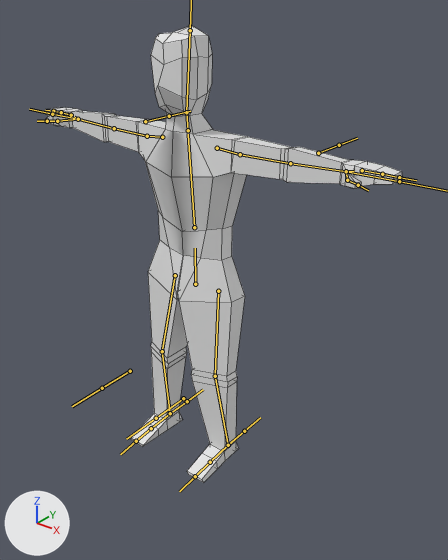
Before and after pictures for a commit that changed the FBX model MoodyPixel3D/Assets/Mood/Elements/Humanoid/humanoidFBX.fbx.
One viewpoint serves both versions: a 50 mm lens placed at (9.35, -10.72, 11.74), pointed at (0.9, -0.15, 5.19). Lighting does not change. The marker at lower left points along +X, +Y and +Z. The bones that bend it are drawn over the model as lines. Mesh edges are drawn as thin lines.

In view in the first picture: 'Dude'.
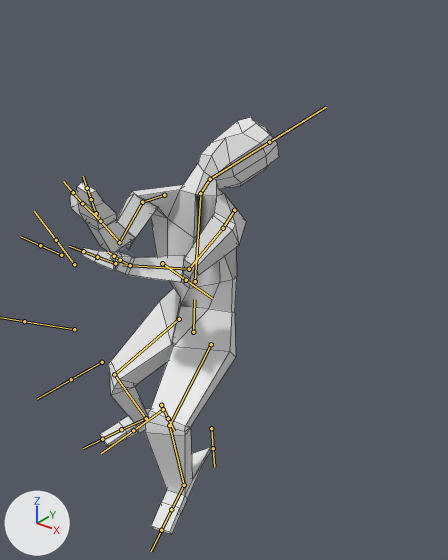
The newer file adds an action. The first version stands in its rest pose; the second is drawn at frame 1 of the action 'DudeArmature|Hurt_Arm2'.

The edits, one by one:
Bone 'Hips' (bone_hips) moves from (0.0, 0.0, 0.0) to (0.09, -1.36, -0.07).
Bone 'Hips' (bone_hips) turns from (0, 0, 0) to (-4, -14, 2) degrees about its own x, y and z.
Bone 'Torax' (bone_torax) turns from (0, 0, 0) to (-1, 41, 5) degrees about its own x, y and z.
Bone 'Neck' (bone_neck) turns from (0, 0, 0) to (-6, 4, 36) degrees about its own x, y and z.
Bone 'Head' (bone_head) turns from (0, 0, 0) to (-18, -24, 26) degrees about its own x, y and z.
Bone 'Arm.R' (bone_arm_r) moves from (0.0, 0.0, 0.0) to (-0.29, 0.15, 0.02).
Bone 'Arm.R' (bone_arm_r) turns from (0, 0, 0) to (32, -49, -33) degrees about its own x, y and z.
Bone 'Arm2.R' (bone_arm2_r) turns from (0, 0, 0) to (-31, 47, -80) degrees about its own x, y and z.
Bone 'Arm3.R' (bone_arm3_r) turns from (0, 0, 0) to (94, 124, 30) degrees about its own x, y and z.
Bone 'Hand1.R' (bone_hand1_r) turns from (0, 0, 0) to (15, 1, -11) degrees about its own x, y and z.
Bone 'Thumb1.R' (bone_thumb1_r) turns from (0, 0, 0) to (-3, 0, 1) degrees about its own x, y and z.
Bone 'Thumb2.R' (bone_thumb2_r) turns from (0, 0, 0) to (0, 0, -30) degrees about its own x, y and z.
Bone 'Arm.L' (bone_arm_l) turns from (0, 0, 0) to (32, -2, 108) degrees about its own x, y and z.
Bone 'Arm2.L' (bone_arm2_l) turns from (0, 0, 0) to (17, -15, 3) degrees about its own x, y and z.
Bone 'Arm3.L' (bone_arm3_l) turns from (0, 0, 0) to (-20, -107, 69) degrees about its own x, y and z.
Bone 'Hand1.L' (bone_hand1_l) turns from (0, 0, 0) to (14, 0, 7) degrees about its own x, y and z.
Bone 'Thumb1.L' (bone_thumb1_l) turns from (0, 0, 0) to (0, 0, 11) degrees about its own x, y and z.
Bone 'Thumb2.L' (bone_thumb2_l) turns from (0, 0, 0) to (0, 0, 33) degrees about its own x, y and z.
Bone 'Leg1.R' (bone_leg1_r) turns from (0, 0, 0) to (-47, -1, 5) degrees about its own x, y and z.
Bone 'Leg2.R' (bone_leg2_r) turns from (0, 0, 0) to (64, 9, 5) degrees about its own x, y and z.
Bone 'Feet1.R' (bone_feet1_r) turns from (0, 0, 0) to (-17, 2, -11) degrees about its own x, y and z.
Bone 'Leg1.L' (bone_leg1_l) turns from (0, 0, 0) to (-46, -24, 3) degrees about its own x, y and z.
Bone 'Leg2.L' (bone_leg2_l) turns from (0, 0, 0) to (49, -4, -11) degrees about its own x, y and z.
Bone 'LegIK.R' (bone_legik_r) moves from (0.0, 0.0, 0.0) to (-0.26, -0.09, 0.23).
Bone 'LegIK.R' (bone_legik_r) turns from (0, 0, 0) to (-69, 10, -22) degrees about its own x, y and z.
Bone 'LegIK.L' (bone_legik_l) moves from (0.0, 0.0, 0.0) to (-0.41, -0.2, 0.48).
Bone 'LegIK.L' (bone_legik_l) turns from (0, 0, 0) to (-83, 2, 17) degrees about its own x, y and z.

Changed parts and their boxes (x1, y1, x2, y2) in the pictures (448 x 560 px):
'Dude', posed (41% narrower, 9% shorter): before (45, 26, 402, 483); after (70, 117, 279, 534)
bone 'Hips', root to tip: before (195, 284) to (195, 248); after (193, 332) to (194, 299)
bone 'Torax', root to tip: before (194, 227) to (188, 134); after (195, 281) to (200, 196)
bone 'Neck', root to tip: before (188, 130) to (186, 112); after (200, 193) to (210, 179)
bone 'Head', root to tip: before (186, 112) to (190, 30); after (210, 179) to (269, 142)
bone 'Arm.R', root to tip: before (162, 137) to (147, 136); after (164, 195) to (142, 202)
bone 'Arm2.R', root to tip: before (147, 136) to (114, 128); after (142, 202) to (119, 242)
bone 'Arm3.R', root to tip: before (114, 128) to (78, 119); after (119, 242) to (100, 221)
bone 'Hand1.R', root to tip: before (78, 119) to (74, 117); after (100, 221) to (98, 217)
bone 'Thumb1.R', root to tip: before (78, 119) to (57, 121); after (100, 221) to (82, 203)
bone 'Thumb2.R', root to tip: before (57, 121) to (47, 121); after (82, 203) to (73, 192)
bone 'Arm.L', root to tip: before (217, 148) to (240, 154); after (234, 210) to (223, 228)
bone 'Arm2.L', root to tip: before (240, 154) to (290, 163); after (223, 228) to (189, 269)
bone 'Arm3.L', root to tip: before (290, 163) to (346, 171); after (189, 269) to (130, 265)
bone 'Hand1.L', root to tip: before (346, 171) to (354, 171); after (130, 265) to (122, 264)
bone 'Thumb1.L', root to tip: before (346, 171) to (347, 180); after (130, 265) to (120, 260)
bone 'Thumb2.L', root to tip: before (347, 180) to (358, 185); after (120, 260) to (114, 256)
bone 'Leg1.R', root to tip: before (175, 275) to (162, 351); after (179, 319) to (114, 374)
bone 'Leg2.R', root to tip: before (162, 351) to (170, 413); after (114, 374) to (146, 418)
bone 'Feet1.R', root to tip: before (170, 413) to (151, 428); after (146, 418) to (121, 429)
bone 'Leg1.L', root to tip: before (218, 291) to (215, 376); after (211, 344) to (169, 425)
bone 'Leg2.L', root to tip: before (215, 376) to (228, 445); after (169, 425) to (184, 485)
bone 'LegIK.R', root to tip: before (170, 413) to (187, 401); after (161, 405) to (168, 418)
bone 'LegIK.L', root to tip: before (228, 445) to (244, 431); after (211, 428) to (213, 448)
